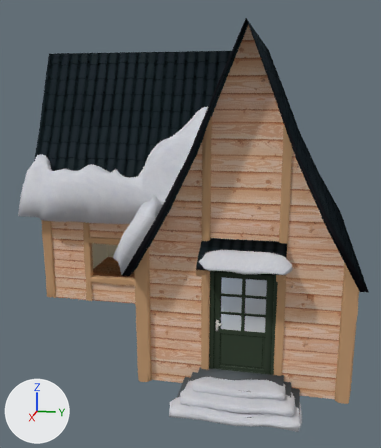
What one commit did to the Blender file 01-Models/MS-Haus.blend.
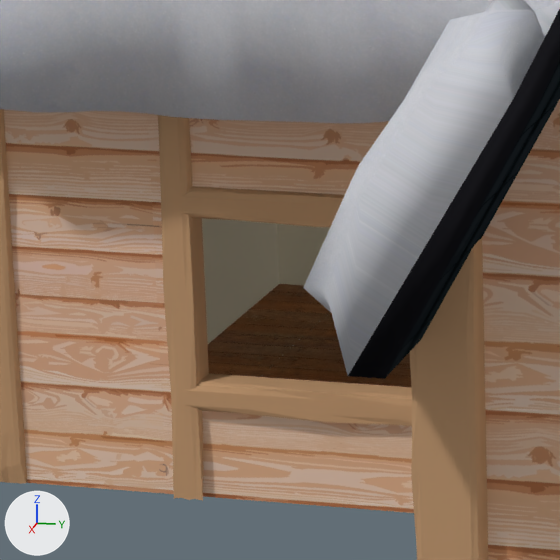
Each version is shown whole from a 50 mm lens placed at (6.79, 0.5, 3.2), pointed at (-0.35, -0.93, 1.41), then close up on the part from 13% to 43% of the width and 44% to 70% of the height. The lights are fixed; the arrows at lower left show +X, +Y and +Z.
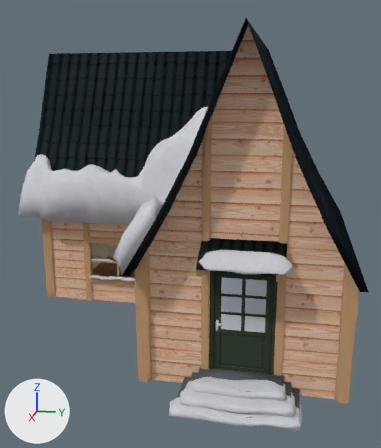
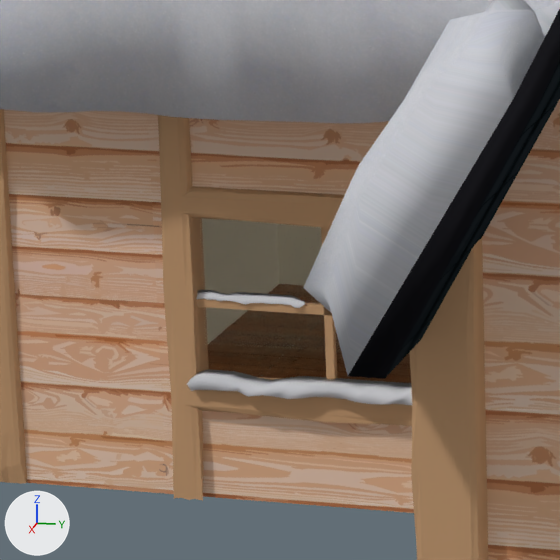
Where the change shows, as pixel boxes (x1, y1, x2, y2) in the close-ups (560 x 560 px):
'Cube.035', added: after (187, 369, 412, 405)
'Cube.033', added (brown): after (197, 299, 332, 315)
'Cube.034', added: after (196, 290, 305, 308)
'Cube.032', added (brown): after (321, 227, 337, 379)

What changed in the scene script:
```text
Add me_cube_006:
    me_cube_006.from_pydata(...)  # a box spanning x -1.0..1.0, y -1.0..1.0, z -1.0..1.0
    me_cube_006.materials.append(mat_material_004)  # brown #c39a74
Add me_cube_008:
    me_cube_008.from_pydata(...)  # 88 vertices, 86 faces; spans x -1.76..1.0, y 1.0..1.91, z -0.97..1.0
    me_cube_008.polygons.foreach_set('use_smooth', [True] * 86)
    me_cube_008.materials.append(mat_material)  # picture img_ms_schnee_textur_jpg
Add me_cube_010:
    me_cube_010.from_pydata(...)  # 88 vertices, 86 faces; spans x -1.76..1.0, y 0.91..1.95, z -0.97..0.98
    me_cube_010.polygons.foreach_set('use_smooth', [True] * 86)
    me_cube_010.materials.append(mat_material)  # picture img_ms_schnee_textur_jpg
Add ob_cube_032:
    ob_cube_032 = bpy.data.objects.new('Cube.032', me_cube_006)
    ob_cube_032.location = (-0.675, -2.147, 0.697)
    ob_cube_032.scale = (0.0138, 0.0138, 0.321)
Add ob_cube_033:
    ob_cube_033 = bpy.data.objects.new('Cube.033', me_cube_006.copy())
    ob_cube_033.location = (-0.675, -2.147, 0.666)
    ob_cube_033.rotation_euler = (1.571, 0.0, 0.0)  # degrees (90, 0, 0)
    ob_cube_033.scale = (0.0138, 0.0138, 0.47)
Add ob_cube_034:
    ob_cube_034 = bpy.data.objects.new('Cube.034', me_cube_008)
    ob_cube_034.location = (-0.658, -2.408, 0.64)
    ob_cube_034.rotation_euler = (1.571, 0.0, 0.0)  # degrees (90, 0, 0)
    ob_cube_034.scale = (0.00965, 0.0347, 0.189)
Add ob_cube_035:
    ob_cube_035 = bpy.data.objects.new('Cube.035', me_cube_010)
    ob_cube_035.location = (-0.601, -2.154, 0.319)
    ob_cube_035.rotation_euler = (1.571, 0.0, 0.0)  # degrees (90, 0, 0)
    ob_cube_035.scale = (0.0419, 0.0625, 0.465)
```
